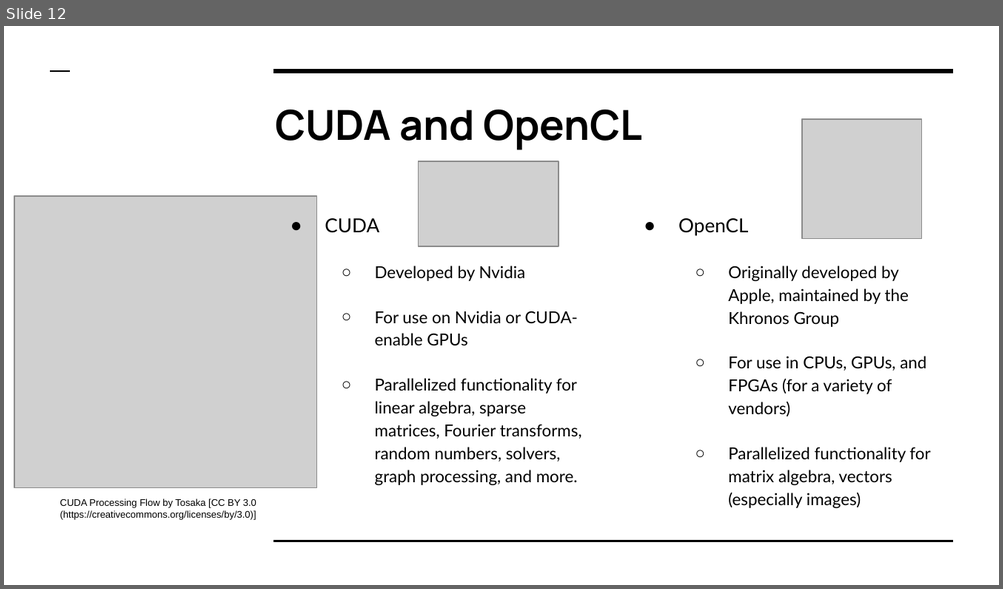
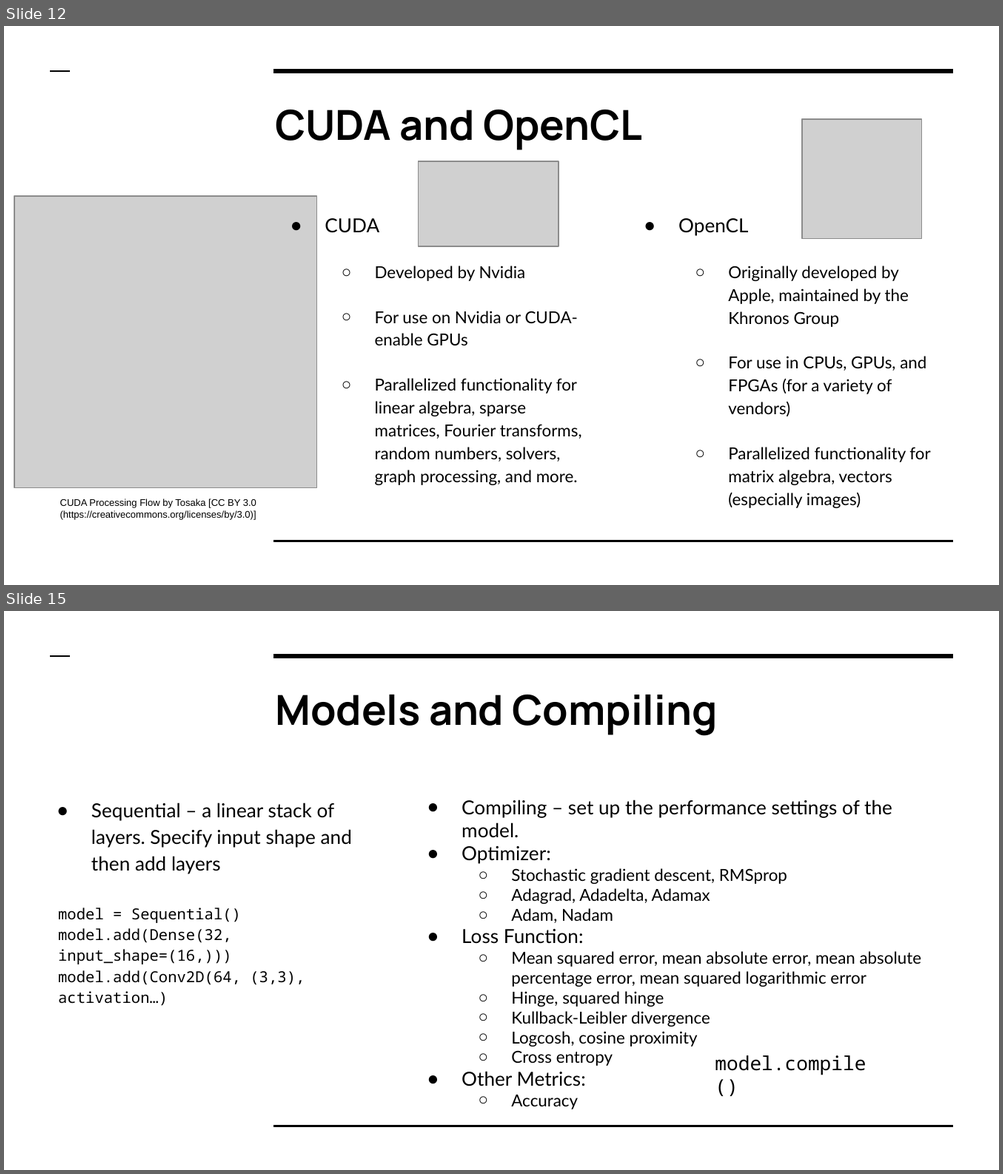
Before and after one commit to colbyford/DSBA6190-CloudComputing, a slide deck: 6 - Deep Learning/DeepLearning.pptx. Shown one above the other, each under a label of ours: slide 12 before the commit, slides 12 and 15 after it; the slides between them are not shown. The pictures are 1003x589 and 1003x1174 pixels, drawn with LibreOffice and Linux fonts; fonts in the diff are those of the drawing; grey boxes stand for pictures. Boxes give left, top, right and bottom in pixels: in the first picture for what was removed or moved away, otherwise in the second. Text is boxed around its words. In the diff, an @@ line names an element or a change of style, - is before the commit and + after.

```diff
--- a/6 - Deep Learning/DeepLearning.pptx
+++ b/6 - Deep Learning/DeepLearning.pptx
@@ slide 15 added at [4,611,999,1170], background #FFFFFF; not listed: 3 template elements that a slide beside it also shows @@
@@ title added at [275,695,717,735], 30 pt, text #000000, bold @@
+Models and Compiling
@@ text added at [58,803,352,1006], 11 pt, text #000000 @@
+● Sequential – a linear stack of layers. Specify input shape and then add layers
+model = Sequential()
+model.add(Dense(32, input_shape=(16,)))
+model.add(Conv2D(64, (3,3), activation…)
@@ text added at [461,800,922,1110], 12 pt, text #000000 @@
+● Compiling – set up the performance settings of the model.
+● Optimizer:
+  ○ Stochastic gradient descent, RMSprop
+  ○ Adagrad, Adadelta, Adamax
+  ○ Adam, Nadam
+● Loss Function:
+  ○ Mean squared error, mean absolute error, mean absolute percentage error, mean squared logarithmic error
+  ○ Hinge, squared hinge
+  ○ Kullback-Leibler divergence
+  ○ Logcosh, cosine proximity
+  ○ Cross entropy
+● Other Metrics:
+  ○ Accuracy
@@ text added at [714,1056,865,1076], 14 pt, text #000000 @@
+model.compile()
```
Also in this commit, not shown: 4 other slides added.
